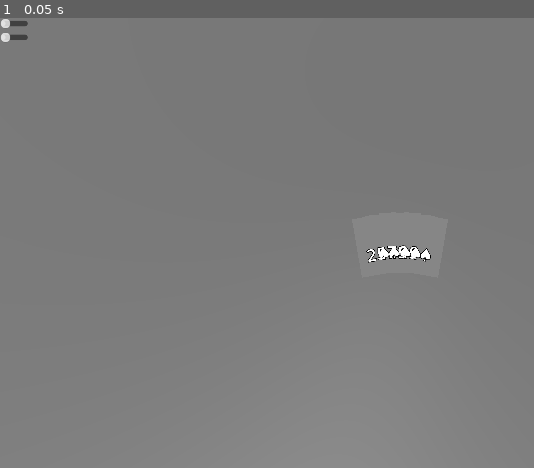
Above: before the commit, frame 1.
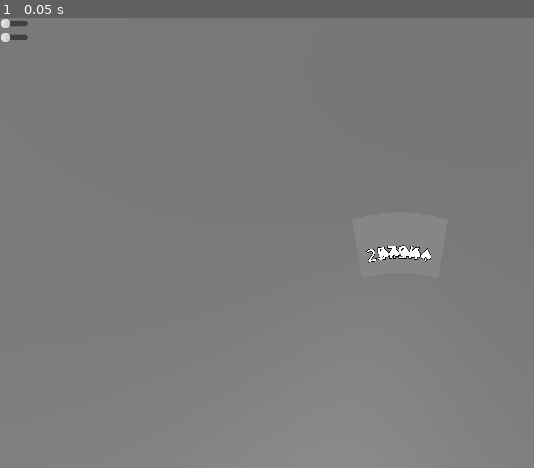
Above: after the commit, the same moment.

Repository: eerieA/game-qs-grill
Game: Godot game, scene res://scenes/main.tscn
Same seed, same stepped clock (60 frames per second), same inputs: the game is played once before the commit and once after it.
Inputs:
- Up to frame 1 (0.05 s): no input

The runs differ from the first frame. In frame 1, less than 0.1% of the frame differs, in the area x 76-81%, y 50-55%.

Commit message:
factory func for CardData and vis presentation boundary

Diff:
--- a/scripts/data/card_data.gd
+++ b/scripts/data/card_data.gd
@@ -3,3 +3,34 @@
 
 @export var suit: String
 @export var rank: int
+
+# ----------------------
+# Factory functions
+# ----------------------
+
+static func make(rank_value, suit_value: String) -> CardData:
+	var c := CardData.new()
+	c.suit = suit_value
+	c.rank = _normalize_rank(rank_value)
+	return c
+
+static func _normalize_rank(r) -> int:
+	match r:
+		"A": return 14
+		"K": return 13
+		"Q": return 12
+		"J": return 11
+		_: return int(r)
+
+# ----------------------
+# Helpers
+# ----------------------
+
+
+func rank_as_string() -> String:
+	match rank:
+		14: return "A"
+		13: return "K"
+		12: return "Q"
+		11: return "J"
+		_: return str(rank)
--- a/scripts/data/deck.gd
+++ b/scripts/data/deck.gd
@@ -14,11 +14,12 @@
 
 func generate_deck():
 	cards.clear()
+	# optional: reserve for a little speed
+	cards.resize(0)
 	for suit in SUITS:
 		for rank in RANKS:
-			var c = CardData.new()
-			c.suit = suit
-			c.rank = rank
+			# Use the factory so rank normalization happens in one place
+			var c := CardData.make(rank, suit)
 			cards.append(c)
 
 
@@ -34,17 +35,18 @@
 		drawn.append(cards.pop_back())
 	return drawn
 
+# ----------------------
+# Test hand helpers (use the factory)
+# ----------------------
+
 
 func draw_test_flush() -> Array[CardData]:
 	var drawn: Array[CardData] = []
 	var suit := "♠"  # fixed suit for flush test
-	var ranks := [2, 5, 7, 9, 9]
+	var ranks := [2, 5, 7, 9, 13]  # distinct ranks preferred
 
 	for r in ranks:
-		var c := CardData.new()
-		c.suit = suit
-		c.rank = r
-		drawn.append(c)
+		drawn.append(CardData.make(r, suit))
 
 	return drawn
 
@@ -52,13 +54,10 @@
 func draw_test_pair() -> Array[CardData]:
 	var drawn: Array[CardData] = []
 	var suits := ["♥", "♦", "♣", "♠", "♠"]
-	var ranks := [7, 5, 7, 9, 13]
+	var ranks := [7, 5, 7, 9, "A"]
 
 	for i in range(5):
-		var c := CardData.new()
-		c.suit = suits[i]
-		c.rank = ranks[i]
-		drawn.append(c)
+		drawn.append(CardData.make(ranks[i], suits[i]))
 
 	return drawn
 
@@ -69,10 +68,7 @@
 	var ranks := [6, 5, 6, 6, 13]
 
 	for i in range(5):
-		var c := CardData.new()
-		c.suit = suits[i]
-		c.rank = ranks[i]
-		drawn.append(c)
+		drawn.append(CardData.make(ranks[i], suits[i]))
 
 	return drawn
 
@@ -83,10 +79,7 @@
 	var ranks := [6, 5, 6, 6, 6]
 
 	for i in range(5):
-		var c := CardData.new()
-		c.suit = suits[i]
-		c.rank = ranks[i]
-		drawn.append(c)
+		drawn.append(CardData.make(ranks[i], suits[i]))
 
 	return drawn
 
@@ -97,9 +90,17 @@
 	var ranks := [4, 7, 6, 5, 8]
 
 	for i in range(5):
-		var c := CardData.new()
-		c.suit = suits[i]
-		c.rank = ranks[i]
-		drawn.append(c)
+		drawn.append(CardData.make(ranks[i], suits[i]))
 
 	return drawn
+
+
+func draw_test_straight_flush() -> Array[CardData]:
+	var drawn: Array[CardData] = []
+	var suits := ["♥", "♥", "♥", "♥", "♥"]
+	var ranks := [4, 7, 6, 5, 8]
+
+	for i in range(5):
+		drawn.append(CardData.make(ranks[i], suits[i]))
+
+	return drawn
--- a/scripts/scenes/card3d.gd
+++ b/scripts/scenes/card3d.gd
@@ -16,7 +16,7 @@
 func update_visual():
 	if not card_data:
 		return
-	label.text = "%s%s" % [card_data.rank, card_data.suit]
+	label.text = "%s%s" % [card_data.rank_as_string(), card_data.suit]
 
 
 # Public helper to rotate the card around an alt pivot
